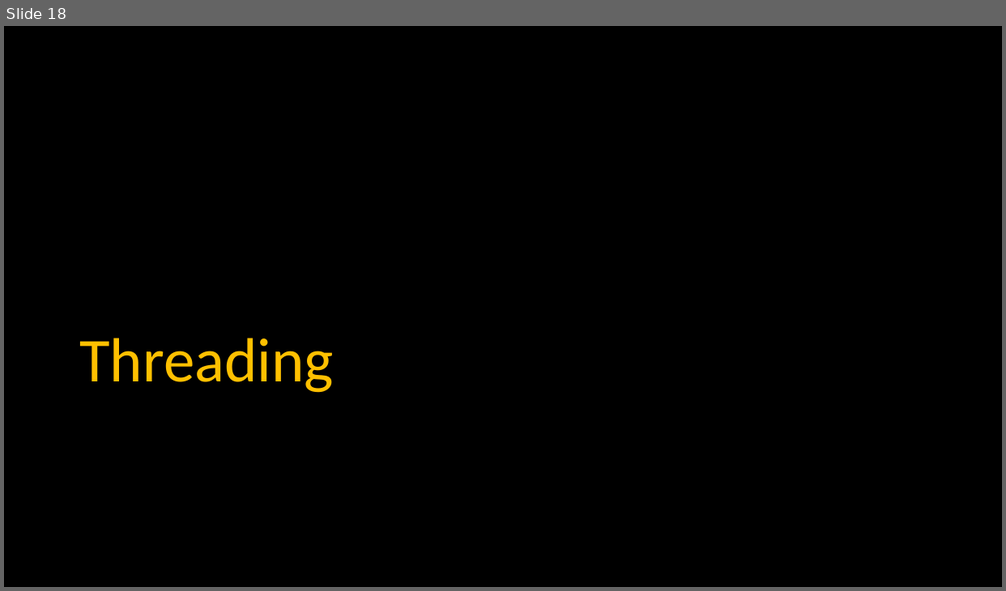
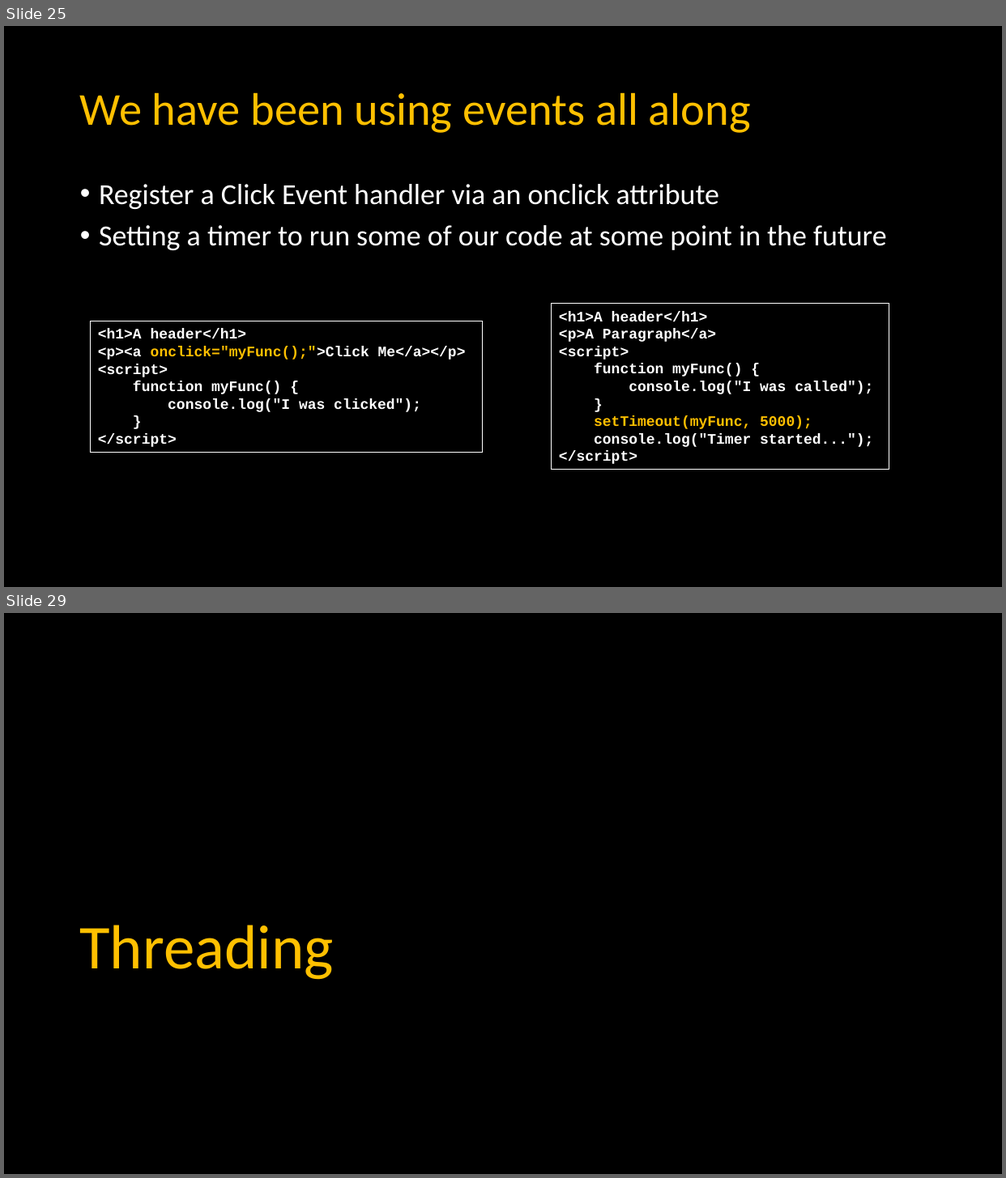
Before and after one commit to csev/dj4e, a slide deck: lectures/JS-03-Browser.pptx. Shown one above the other, each under a label of ours: slide 18 before the commit, slides 25 and 29 after it; the slides between them are not shown. The pictures are 1006x591 and 1006x1178 pixels, drawn with LibreOffice and Linux fonts; fonts in the diff are those of the drawing. Boxes give left, top, right and bottom in pixels: in the first picture for what was removed or moved away, otherwise in the second. Text is boxed around its words. In the diff, an @@ line names an element or a change of style, - is before the commit and + after.

```diff
--- a/lectures/JS-03-Browser.pptx
+++ b/lectures/JS-03-Browser.pptx
@@ slide 25 added at bbox=[4, 26, 1002, 587], background #000000 @@
@@ title added at bbox=[80, 92, 751, 133], 44 pt, text #FFC000 @@
+We have been using events all along
@@ text added at bbox=[99, 184, 887, 250], 28 pt, text #FFFFFF @@
+• Register a Click Event handler via an onclick attribute
+• Setting a timer to run some of our code at some point in the future
@@ rectangle added at bbox=[552, 304, 889, 470], outline #FFFFFF 0.75 pt, 14 pt, text #FFFFFF, bold @@
+<h1>A header</h1>
+<p>A Paragraph</a>
+<script>
+function myFunc() {
+console.log("I was called");
+}
+setTimeout(myFunc, 5000);
+console.log("Timer started...");
+</script>
@@ rectangle added at bbox=[91, 321, 484, 452], outline #FFFFFF 0.75 pt, 14 pt, text #FFFFFF, bold @@
+<h1>A header</h1>
+<p><a onclick="myFunc();">Click Me</a></p>
+<script>
+function myFunc() {
+console.log("I was clicked");
+}
+</script>
@@ what was slide 18 is now slide 29 @@
```
Also in this commit, not shown: 2 slides changed, 15 other slides added, 14 slides removed, 27 other files.
